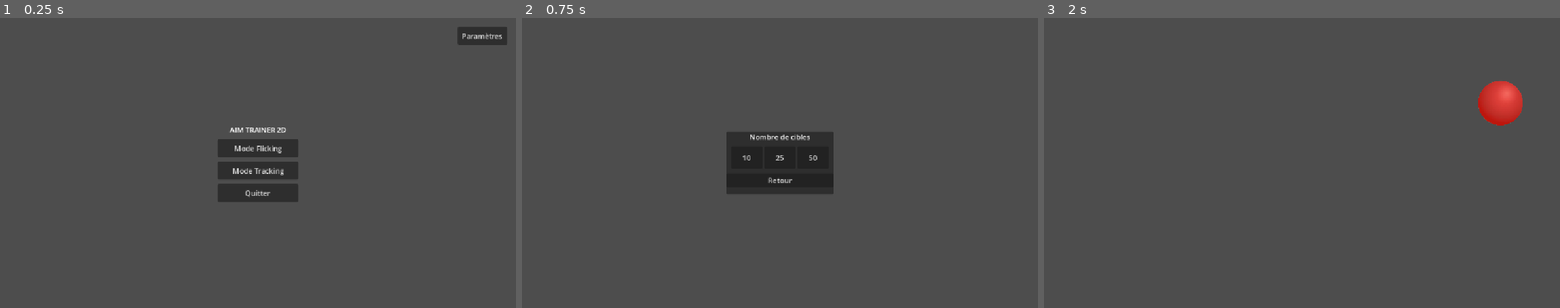
Above: before the commit, frames 1-3 (left to right).
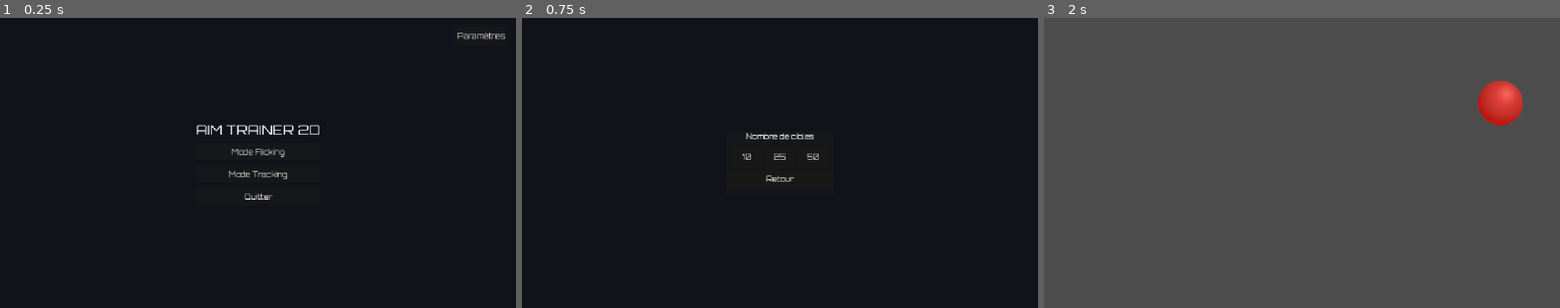
Above: after the commit, the same moments.

Repository: enflak3/trace-x
Game: Godot game, scene res://main_menu.tscn
Two runs of this game, one before a commit and one after it. Both use one fixed random seed, a clock stepped at 60 frames per second and the inputs below.
Inputs:
- Up to frame 1 (0.25 s): no input
- Up to frame 2 (0.75 s): click "Mode Flicking" at 0.5 s
- Up to frame 3 (2 s): click "10" at 1.25 s

The runs differ from the first frame. In frame 1, 98% of the frame differs, in the area x 0-100%, y 0-100%; in frame 2, 96%; in frame 3, nothing differs.

Commit message:
Derniers changements après refonte
- réajout du background coloré pour le main menu
- remis les polices d'écritures

Diff:
--- a/main_menu.tscn
+++ b/main_menu.tscn
@@ -1,8 +1,9 @@
 [gd_scene format=3 uid="uid://cs4vtsvd807ms"]
 
 [ext_resource type="Script" uid="uid://c614wg7dau8a8" path="res://main_menu.gd" id="1_06t4h"]
-
-[node name="MainMenu" type="Control"]
+[ext_resource type="FontFile" uid="uid://dk4gl5munqf24" path="res://Orbitron-VariableFont_wght.ttf" id="2_7vrkn"]
+
+[node name="MainMenu" type="Control" unique_id=1510426711]
 layout_mode = 3
 anchors_preset = 15
 anchor_right = 1.0
@@ -11,7 +12,16 @@
 grow_vertical = 2
 script = ExtResource("1_06t4h")
 
-[node name="VBoxContainer" type="VBoxContainer" parent="."]
+[node name="background" type="ColorRect" parent="." unique_id=1907056962]
+layout_mode = 1
+anchors_preset = 15
+anchor_right = 1.0
+anchor_bottom = 1.0
+grow_horizontal = 2
+grow_vertical = 2
+color = Color(0.07058824, 0.07450981, 0.101960786, 1)
+
+[node name="VBoxContainer" type="VBoxContainer" parent="." unique_id=1668813977]
 layout_mode = 1
 anchors_preset = 8
 anchor_left = 0.5
@@ -26,27 +36,32 @@
 grow_vertical = 2
 theme_override_constants/separation = 10
 
-[node name="Label" type="Label" parent="VBoxContainer"]
-layout_mode = 2
+[node name="Label" type="Label" parent="VBoxContainer" unique_id=1835418497]
+layout_mode = 2
+theme_override_fonts/font = ExtResource("2_7vrkn")
+theme_override_font_sizes/font_size = 30
 text = "AIM TRAINER 2D"
 horizontal_alignment = 1
 
-[node name="BtnFlick" type="Button" parent="VBoxContainer"]
+[node name="BtnFlick" type="Button" parent="VBoxContainer" unique_id=725273447]
 custom_minimum_size = Vector2(180, 40)
 layout_mode = 2
+theme_override_fonts/font = ExtResource("2_7vrkn")
 text = "Mode Flicking"
 
-[node name="BtnTracking" type="Button" parent="VBoxContainer"]
+[node name="BtnTracking" type="Button" parent="VBoxContainer" unique_id=779522192]
 custom_minimum_size = Vector2(180, 40)
 layout_mode = 2
+theme_override_fonts/font = ExtResource("2_7vrkn")
 text = "Mode Tracking"
 
-[node name="BtnQuit" type="Button" parent="VBoxContainer"]
+[node name="BtnQuit" type="Button" parent="VBoxContainer" unique_id=1356037743]
 custom_minimum_size = Vector2(180, 40)
 layout_mode = 2
+theme_override_fonts/font = ExtResource("2_7vrkn")
 text = "Quitter"
 
-[node name="BtnSettings" type="Button" parent="."]
+[node name="BtnSettings" type="Button" parent="." unique_id=2063039613]
 layout_mode = 1
 anchors_preset = 1
 anchor_left = 1.0
@@ -56,9 +71,10 @@
 offset_right = -20.0
 offset_bottom = 60.0
 grow_horizontal = 0
+theme_override_fonts/font = ExtResource("2_7vrkn")
 text = "Paramètres"
 
-[node name="FlickSelectPanel" type="PanelContainer" parent="."]
+[node name="FlickSelectPanel" type="PanelContainer" parent="." unique_id=684033774]
 visible = false
 layout_mode = 1
 anchors_preset = 8
@@ -73,39 +89,44 @@
 grow_horizontal = 2
 grow_vertical = 2
 
-[node name="VBoxContainer" type="VBoxContainer" parent="FlickSelectPanel"]
+[node name="VBoxContainer" type="VBoxContainer" parent="FlickSelectPanel" unique_id=995860466]
 layout_mode = 2
 theme_override_constants/separation = 10
 
-[node name="Nombre de cibles" type="Label" parent="FlickSelectPanel/VBoxContainer"]
-layout_mode = 2
+[node name="Nombre de cibles" type="Label" parent="FlickSelectPanel/VBoxContainer" unique_id=1153067672]
+layout_mode = 2
+theme_override_fonts/font = ExtResource("2_7vrkn")
 text = "Nombre de cibles"
 horizontal_alignment = 1
 
-[node name="HBoxContainer" type="HBoxContainer" parent="FlickSelectPanel/VBoxContainer"]
+[node name="HBoxContainer" type="HBoxContainer" parent="FlickSelectPanel/VBoxContainer" unique_id=575898050]
 layout_mode = 2
 alignment = 1
 
-[node name="Btn10" type="Button" parent="FlickSelectPanel/VBoxContainer/HBoxContainer"]
-custom_minimum_size = Vector2(70, 50)
-layout_mode = 2
+[node name="Btn10" type="Button" parent="FlickSelectPanel/VBoxContainer/HBoxContainer" unique_id=537239008]
+custom_minimum_size = Vector2(70, 50)
+layout_mode = 2
+theme_override_fonts/font = ExtResource("2_7vrkn")
 text = "10"
 
-[node name="Btn25" type="Button" parent="FlickSelectPanel/VBoxContainer/HBoxContainer"]
-custom_minimum_size = Vector2(70, 50)
-layout_mode = 2
+[node name="Btn25" type="Button" parent="FlickSelectPanel/VBoxContainer/HBoxContainer" unique_id=1007899464]
+custom_minimum_size = Vector2(70, 50)
+layout_mode = 2
+theme_override_fonts/font = ExtResource("2_7vrkn")
 text = "25"
 
-[node name="Btn50" type="Button" parent="FlickSelectPanel/VBoxContainer/HBoxContainer"]
-custom_minimum_size = Vector2(70, 50)
-layout_mode = 2
+[node name="Btn50" type="Button" parent="FlickSelectPanel/VBoxContainer/HBoxContainer" unique_id=100000899]
+custom_minimum_size = Vector2(70, 50)
+layout_mode = 2
+theme_override_fonts/font = ExtResource("2_7vrkn")
 text = "50"
 
-[node name="BtnBack" type="Button" parent="FlickSelectPanel/VBoxContainer"]
-layout_mode = 2
+[node name="BtnBack" type="Button" parent="FlickSelectPanel/VBoxContainer" unique_id=1160523917]
+layout_mode = 2
+theme_override_fonts/font = ExtResource("2_7vrkn")
 text = "Retour"
 
-[node name="TrackingSelectPanel" type="PanelContainer" parent="."]
+[node name="TrackingSelectPanel" type="PanelContainer" parent="." unique_id=780136913]
 visible = false
 layout_mode = 1
 anchors_preset = 8
@@ -120,39 +141,44 @@
 grow_horizontal = 2
 grow_vertical = 2
 
-[node name="VBoxContainer" type="VBoxContainer" parent="TrackingSelectPanel"]
+[node name="VBoxContainer" type="VBoxContainer" parent="TrackingSelectPanel" unique_id=868783881]
 layout_mode = 2
 theme_override_constants/separation = 10
 
-[node name="Choisir la difficulte" type="Label" parent="TrackingSelectPanel/VBoxContainer"]
-layout_mode = 2
+[node name="Choisir la difficulte" type="Label" parent="TrackingSelectPanel/VBoxContainer" unique_id=2051030432]
+layout_mode = 2
+theme_override_fonts/font = ExtResource("2_7vrkn")
 text = "Choisir la difficulté"
 horizontal_alignment = 1
 
-[node name="HBoxContainer" type="HBoxContainer" parent="TrackingSelectPanel/VBoxContainer"]
+[node name="HBoxContainer" type="HBoxContainer" parent="TrackingSelectPanel/VBoxContainer" unique_id=1769060821]
 layout_mode = 2
 alignment = 1
 
-[node name="BtnEasy" type="Button" parent="TrackingSelectPanel/VBoxContainer/HBoxContainer"]
-custom_minimum_size = Vector2(70, 50)
-layout_mode = 2
+[node name="BtnEasy" type="Button" parent="TrackingSelectPanel/VBoxContainer/HBoxContainer" unique_id=1532968791]
+custom_minimum_size = Vector2(70, 50)
+layout_mode = 2
+theme_override_fonts/font = ExtResource("2_7vrkn")
 text = "Facile"
 
-[node name="BtnMedium" type="Button" parent="TrackingSelectPanel/VBoxContainer/HBoxContainer"]
-custom_minimum_size = Vector2(70, 50)
-layout_mode = 2
+[node name="BtnMedium" type="Button" parent="TrackingSelectPanel/VBoxContainer/HBoxContainer" unique_id=1662882106]
+custom_minimum_size = Vector2(70, 50)
+layout_mode = 2
+theme_override_fonts/font = ExtResource("2_7vrkn")
 text = "Moyen"
 
-[node name="BtnHard" type="Button" parent="TrackingSelectPanel/VBoxContainer/HBoxContainer"]
-custom_minimum_size = Vector2(70, 50)
-layout_mode = 2
+[node name="BtnHard" type="Button" parent="TrackingSelectPanel/VBoxContainer/HBoxContainer" unique_id=601019028]
+custom_minimum_size = Vector2(70, 50)
+layout_mode = 2
+theme_override_fonts/font = ExtResource("2_7vrkn")
 text = "Difficile"
 
-[node name="BtnBack" type="Button" parent="TrackingSelectPanel/VBoxContainer"]
-layout_mode = 2
+[node name="BtnBack" type="Button" parent="TrackingSelectPanel/VBoxContainer" unique_id=986162132]
+layout_mode = 2
+theme_override_fonts/font = ExtResource("2_7vrkn")
 text = "Retour"
 
-[node name="SettingsPanel" type="PanelContainer" parent="."]
+[node name="SettingsPanel" type="PanelContainer" parent="." unique_id=1013090093]
 visible = false
 custom_minimum_size = Vector2(280, 200)
 layout_mode = 1
@@ -168,36 +194,42 @@
 grow_horizontal = 2
 grow_vertical = 2
 
-[node name="VBoxContainer" type="VBoxContainer" parent="SettingsPanel"]
+[node name="VBoxContainer" type="VBoxContainer" parent="SettingsPanel" unique_id=390689871]
 layout_mode = 2
 theme_override_constants/separation = 12
 
-[node name="Label" type="Label" parent="SettingsPanel/VBoxContainer"]
-layout_mode = 2
+[node name="Label" type="Label" parent="SettingsPanel/VBoxContainer" unique_id=1571496807]
+layout_mode = 2
+theme_override_fonts/font = ExtResource("2_7vrkn")
 text = "PARAMÈTRES"
 horizontal_alignment = 1
 
-[node name="CheckFullscreen" type="CheckButton" parent="SettingsPanel/VBoxContainer"]
-layout_mode = 2
+[node name="CheckFullscreen" type="CheckButton" parent="SettingsPanel/VBoxContainer" unique_id=1444314805]
+layout_mode = 2
+theme_override_fonts/font = ExtResource("2_7vrkn")
 text = "Plein écran"
 
-[node name="HBoxContainer" type="HBoxContainer" parent="SettingsPanel/VBoxContainer"]
-layout_mode = 2
-
-[node name="Label" type="Label" parent="SettingsPanel/VBoxContainer/HBoxContainer"]
+[node name="HBoxContainer" type="HBoxContainer" parent="SettingsPanel/VBoxContainer" unique_id=257691759]
+layout_mode = 2
+
+[node name="Label" type="Label" parent="SettingsPanel/VBoxContainer/HBoxContainer" unique_id=2002355776]
 layout_mode = 2
 size_flags_horizontal = 3
+theme_override_fonts/font = ExtResource("2_7vrkn")
 text = "Limite FPS :"
 
-[node name="BtnFPSLimit" type="OptionButton" parent="SettingsPanel/VBoxContainer/HBoxContainer"]
+[node name="BtnFPSLimit" type="OptionButton" parent="SettingsPanel/VBoxContainer/HBoxContainer" unique_id=943469920]
 custom_minimum_size = Vector2(120, 0)
 layout_mode = 2
-
-[node name="BtnShowFPS" type="CheckButton" parent="SettingsPanel/VBoxContainer"]
-layout_mode = 2
+theme_override_fonts/font = ExtResource("2_7vrkn")
+
+[node name="BtnShowFPS" type="CheckButton" parent="SettingsPanel/VBoxContainer" unique_id=717986677]
+layout_mode = 2
+theme_override_fonts/font = ExtResource("2_7vrkn")
 text = "Afficher les FPS"
 
-[node name="BtnClose" type="Button" parent="SettingsPanel/VBoxContainer"]
+[node name="BtnClose" type="Button" parent="SettingsPanel/VBoxContainer" unique_id=1136473757]
 custom_minimum_size = Vector2(0, 36)
 layout_mode = 2
+theme_override_fonts/font = ExtResource("2_7vrkn")
 text = "Fermer"
